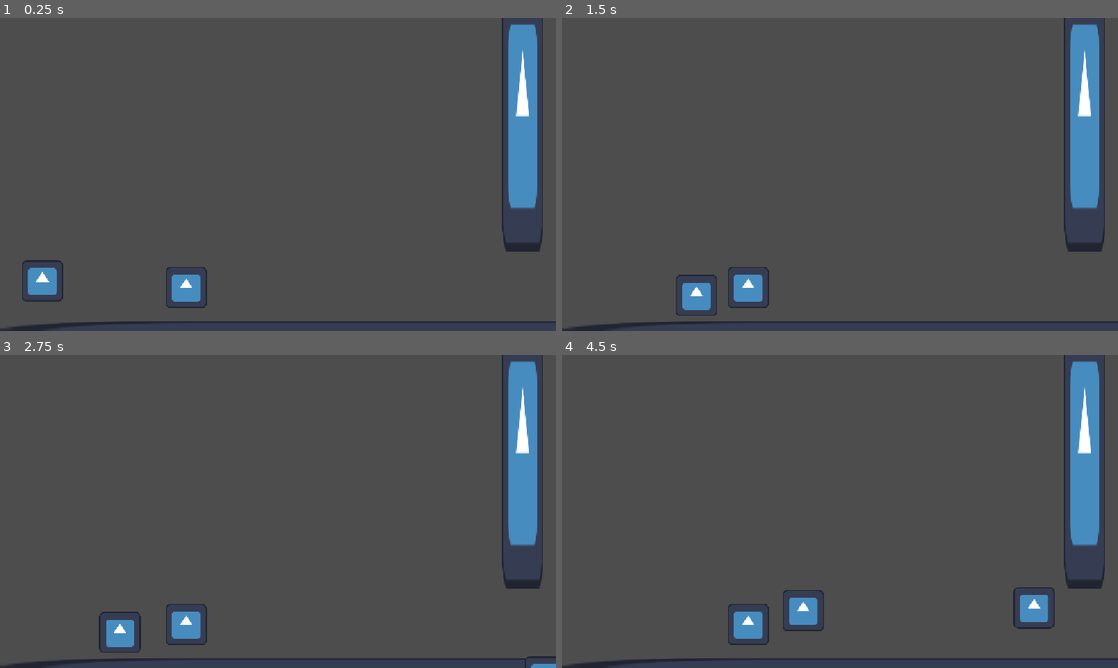
Above: before the commit, frames 1-4 (two rows, left to right).
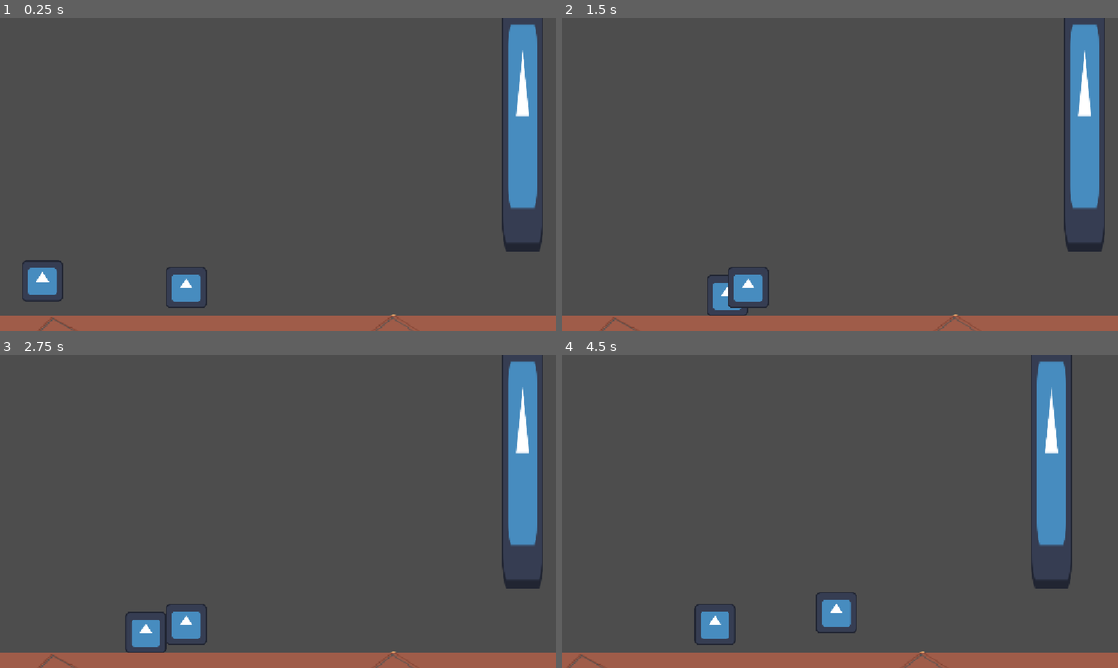
Above: after the commit, the same moments.

Repository: Naluluh/1-hackton-ifsp
Game: Godot game, scene res://cenas/levels/level1.tscn
Same seed, same stepped clock (60 frames per second), same inputs: the game is played once before the commit and once after it. Before the commit the project starts from res://cenas/level1.tscn. The engine's default icon, where the game draws it, is replaced by a stand-in: a white triangle on a blue panel in a dark square.
Inputs:
- Up to frame 1 (0.25 s): no input
- Up to frame 2 (1.5 s): hold Right (ui_right) from 0.53 s (still down); tap Space (pular) at 0.6, 0.77, 1.07, 1.35 s
- Up to frame 3 (2.75 s): tap Space (pular) at 1.52, 1.82, 2.1 s; release Right (ui_right) at 2.03 s; hold Left (ui_left) from 2.03 s (still down)
- Up to frame 4 (4.5 s): release Left (ui_left) at 2.78 s; hold Right (ui_right) 2.78-4.28 s; tap Space (pular) at 2.85, 3.02, 3.32, 3.6, 3.77, 4.07, 4.35 s; hold Left (ui_left) from 4.28 s (still down)

The runs differ from the first frame. In frame 1, 4.9% of the frame differs, in the area x 0-100%, y 94-100%; in frame 2, 5.7%; in frame 3, 5.9%; in frame 4, 14%, in the area x 0-100%, y 0-100%.

Commit message:
Adicionando game over rapido, e modificando codigo de colisão das balas

Diff:
--- a/radio/cenas/level1.tscn
+++ /dev/null
@@ -1,91 +0,0 @@
-[gd_scene format=3 uid="uid://b3ugtwod1qmdi"]
-
-[ext_resource type="PackedScene" uid="uid://whhcv21idyg6" path="res://cenas/objs/player.tscn" id="1_n72ej"]
-[ext_resource type="Texture2D" uid="uid://6nvyf57fi8oi" path="res://icon.svg" id="2_nidl1"]
-[ext_resource type="PackedScene" uid="uid://dxpq5xllof0vd" path="res://cenas/objs/radio.tscn" id="3_pd12y"]
-
-[sub_resource type="RectangleShape2D" id="RectangleShape2D_xkc6u"]
-size = Vector2(4867.5, 257.15625)
-
-[sub_resource type="RectangleShape2D" id="RectangleShape2D_xsmad"]
-size = Vector2(95.25, 522)
-
-[sub_resource type="CapsuleShape2D" id="CapsuleShape2D_uy03w"]
-radius = 58.0
-height = 170.0
-
-[sub_resource type="RectangleShape2D" id="RectangleShape2D_hp6nn"]
-size = Vector2(90, 278.5)
-
-[node name="MarieCurie" type="Node2D" unique_id=1136361142]
-
-[node name="Obj_Player" parent="." unique_id=730524518 instance=ExtResource("1_n72ej")]
-position = Vector2(131, 389)
-limit_left = 0
-limit_right = 3285
-limit_bottom = 600
-
-[node name="chao" type="StaticBody2D" parent="." unique_id=1513629079]
-position = Vector2(569, 526)
-
-[node name="CollisionShape2D" type="CollisionShape2D" parent="chao" unique_id=2061792151]
-position = Vector2(1853.25, 150.42188)
-shape = SubResource("RectangleShape2D_xkc6u")
-debug_color = Color(0.3405413, 0.6216379, 3.85046e-07, 0.41960785)
-
-[node name="Sprite2D" type="Sprite2D" parent="chao" unique_id=1651027437]
-position = Vector2(1840, 170.99998)
-scale = Vector2(37.75586, 2.0156245)
-texture = ExtResource("2_nidl1")
-
-[node name="StaticBody2D2" type="StaticBody2D" parent="." unique_id=920547330]
-
-[node name="CollisionShape2D2" type="CollisionShape2D" parent="StaticBody2D2" unique_id=667790968]
-position = Vector2(-37, 302)
-shape = SubResource("RectangleShape2D_xsmad")
-
-[node name="NPC" type="CharacterBody2D" parent="." unique_id=1133963343]
-position = Vector2(576, 466)
-
-[node name="CollisionShape2D" type="CollisionShape2D" parent="NPC" unique_id=1339251489]
-shape = SubResource("CapsuleShape2D_uy03w")
-disabled = true
-debug_color = Color(0, 0.5552909, 0.9061601, 0.41960785)
-
-[node name="Sprite2D" type="Sprite2D" parent="NPC" unique_id=431355673]
-texture = ExtResource("2_nidl1")
-
-[node name="Coliseu" type="StaticBody2D" parent="." unique_id=1934835045]
-
-[node name="Parede2" type="CollisionShape2D" parent="Coliseu" unique_id=25860324]
-position = Vector2(3286, 39)
-shape = SubResource("RectangleShape2D_xsmad")
-debug_color = Color(0.9991639, 0, 0.18605098, 1)
-
-[node name="Sprite2D" type="Sprite2D" parent="Coliseu/Parede2" unique_id=1886771076]
-position = Vector2(0, -153.00002)
-scale = Vector2(1, 6.3125)
-texture = ExtResource("2_nidl1")
-
-[node name="Parede1" type="CollisionShape2D" parent="Coliseu" unique_id=2130492206]
-position = Vector2(1616.375, 67)
-shape = SubResource("RectangleShape2D_xsmad")
-debug_color = Color(0.99215686, 0, 0.27058825, 1)
-
-[node name="Sprite2D" type="Sprite2D" parent="Coliseu/Parede1" unique_id=1429652626]
-position = Vector2(0, -144.00003)
-scale = Vector2(1, 6.75)
-texture = ExtResource("2_nidl1")
-
-[node name="Portao" type="CollisionShape2D" parent="Coliseu" unique_id=1794833334]
-position = Vector2(3285, 434)
-shape = SubResource("RectangleShape2D_hp6nn")
-debug_color = Color(0, 0.6431373, 0.30588236, 1)
-
-[node name="Sprite2D" type="Sprite2D" parent="Coliseu/Portao" unique_id=1178040117]
-scale = Vector2(1, 2.203125)
-texture = ExtResource("2_nidl1")
-
-[node name="Radio" parent="." unique_id=368011282 instance=ExtResource("3_pd12y")]
-position = Vector2(2417, -18)
-bullet_speed = 500.0
--- /dev/null
+++ b/radio/cenas/levels/level1.tscn
@@ -0,0 +1,131 @@
+[gd_scene format=3 uid="uid://b3ugtwod1qmdi"]
+
+[ext_resource type="PackedScene" uid="uid://whhcv21idyg6" path="res://cenas/objs/player.tscn" id="1_n72ej"]
+[ext_resource type="Texture2D" uid="uid://dt00cpl8ebp1w" path="res://sprites/cenarios/menu_selecao/chao.png" id="2_i65fa"]
+[ext_resource type="Texture2D" uid="uid://6nvyf57fi8oi" path="res://icon.svg" id="2_nidl1"]
+[ext_resource type="PackedScene" uid="uid://dxpq5xllof0vd" path="res://cenas/objs/radio.tscn" id="3_pd12y"]
+
+[sub_resource type="RectangleShape2D" id="RectangleShape2D_xkc6u"]
+size = Vector2(4867.5, 257.15625)
+
+[sub_resource type="RectangleShape2D" id="RectangleShape2D_xsmad"]
+size = Vector2(95.25, 522)
+
+[sub_resource type="CapsuleShape2D" id="CapsuleShape2D_uy03w"]
+radius = 58.0
+height = 170.0
+
+[sub_resource type="RectangleShape2D" id="RectangleShape2D_i4whw"]
+size = Vector2(121, 798)
+
+[sub_resource type="RectangleShape2D" id="RectangleShape2D_s5wex"]
+size = Vector2(125, 862)
+
+[sub_resource type="RectangleShape2D" id="RectangleShape2D_hp6nn"]
+size = Vector2(90, 278.5)
+
+[node name="MarieCurie" type="Node2D" unique_id=1136361142]
+
+[node name="Obj_Player" parent="." unique_id=730524518 instance=ExtResource("1_n72ej")]
+position = Vector2(131, 389)
+limit_left = 0
+limit_right = 3285
+limit_bottom = 600
+
+[node name="chao" type="StaticBody2D" parent="." unique_id=1513629079 groups=["solid"]]
+position = Vector2(569, 526)
+
+[node name="Sprite2D" type="Sprite2D" parent="chao" unique_id=1651027437]
+position = Vector2(1817.9999, -604.9999)
+scale = Vector2(4.6943355, 2.6152341)
+texture = ExtResource("2_i65fa")
+
+[node name="Area2D" type="Area2D" parent="chao" unique_id=1071689872 groups=["solid"]]
+
+[node name="CollisionShape2D" type="CollisionShape2D" parent="chao/Area2D" unique_id=2061792151]
+position = Vector2(1853.25, 150.42188)
+shape = SubResource("RectangleShape2D_xkc6u")
+debug_color = Color(0.3405413, 0.6216379, 3.85046e-07, 0.41960785)
+
+[node name="CollisionShape2D2" type="CollisionShape2D" parent="chao" unique_id=1414376664]
+position = Vector2(1853.25, 150.42188)
+shape = SubResource("RectangleShape2D_xkc6u")
+debug_color = Color(0.3405413, 0.6216379, 3.85046e-07, 0.41960785)
+
+[node name="StaticBody2D2" type="StaticBody2D" parent="." unique_id=920547330]
+
+[node name="CollisionShape2D2" type="CollisionShape2D" parent="StaticBody2D2" unique_id=667790968]
+position = Vector2(-37, 302)
+shape = SubResource("RectangleShape2D_xsmad")
+
+[node name="Area2D" type="Area2D" parent="StaticBody2D2" unique_id=910242794 groups=["solid"]]
+
+[node name="CollisionShape2D3" type="CollisionShape2D" parent="StaticBody2D2/Area2D" unique_id=439913441]
+position = Vector2(-37, 302)
+shape = SubResource("RectangleShape2D_xsmad")
+
+[node name="NPC" type="CharacterBody2D" parent="." unique_id=1133963343]
+position = Vector2(576, 466)
+
+[node name="CollisionShape2D" type="CollisionShape2D" parent="NPC" unique_id=1339251489]
+shape = SubResource("CapsuleShape2D_uy03w")
+disabled = true
+debug_color = Color(0, 0.5552909, 0.9061601, 0.41960785)
+
+[node name="Sprite2D" type="Sprite2D" parent="NPC" unique_id=431355673]
+texture = ExtResource("2_nidl1")
+
+[node name="Coliseu" type="StaticBody2D" parent="." unique_id=1934835045]
+
+[node name="Parede2" type="Area2D" parent="Coliseu" unique_id=1587412162 groups=["solid"]]
+position = Vector2(3286, 39)
+
+[node name="Sprite2D" type="Sprite2D" parent="Coliseu/Parede2" unique_id=1886771076]
+position = Vector2(0, -153.00002)
+scale = Vector2(1, 6.3125)
+texture = ExtResource("2_nidl1")
+
+[node name="CollisionShape2D" type="CollisionShape2D" parent="Coliseu/Parede2" unique_id=1313026597]
+position = Vector2(0.5, -154)
+shape = SubResource("RectangleShape2D_i4whw")
+
+[node name="Parede1" type="Area2D" parent="Coliseu" unique_id=2082032596 groups=["solid"]]
+position = Vector2(1616.375, 67)
+
+[node name="Sprite2D" type="Sprite2D" parent="Coliseu/Parede1" unique_id=1429652626]
+position = Vector2(0, -144.00003)
+scale = Vector2(1, 6.75)
+texture = ExtResource("2_nidl1")
+
+[node name="CollisionShape2D" type="CollisionShape2D" parent="Coliseu/Parede1" unique_id=2020749402]
+position = Vector2(0.125, -146)
+shape = SubResource("RectangleShape2D_s5wex")
+
+[node name="Portao_area" type="Area2D" parent="Coliseu" unique_id=344244699 groups=["solid"]]
+
+[node name="Sprite2D" type="Sprite2D" parent="Coliseu/Portao_area" unique_id=1178040117]
+position = Vector2(3285, 434)
+scale = Vector2(1, 2.203125)
+texture = ExtResource("2_nidl1")
+
+[node name="Portao" type="CollisionShape2D" parent="Coliseu/Portao_area" unique_id=1794833334]
+position = Vector2(3285, 434)
+shape = SubResource("RectangleShape2D_hp6nn")
+debug_color = Color(0, 0.6431373, 0.30588236, 1)
+
+[node name="CollisionShape2D2" type="CollisionShape2D" parent="Coliseu" unique_id=158110263]
+position = Vector2(3286.5, -115)
+shape = SubResource("RectangleShape2D_i4whw")
+
+[node name="CollisionShape2D3" type="CollisionShape2D" parent="Coliseu" unique_id=847095199]
+position = Vector2(1616.5, -79)
+shape = SubResource("RectangleShape2D_s5wex")
+
+[node name="Portao2" type="CollisionShape2D" parent="Coliseu" unique_id=1784551521]
+position = Vector2(3285, 434)
+shape = SubResource("RectangleShape2D_hp6nn")
+debug_color = Color(0, 0.6431373, 0.30588236, 1)
+
+[node name="Radio" parent="." unique_id=368011282 instance=ExtResource("3_pd12y")]
+position = Vector2(2417, -18)
+bullet_speed = 500.0
--- a/radio/cenas/objs/bala.tscn
+++ b/radio/cenas/objs/bala.tscn
@@ -4,13 +4,17 @@
 [ext_resource type="Texture2D" uid="uid://6nvyf57fi8oi" path="res://icon.svg" id="2_b2yer"]
 
 [sub_resource type="RectangleShape2D" id="RectangleShape2D_quvid"]
+size = Vector2(89, 93)
 
-[node name="Bala" type="Area2D" unique_id=1884966443]
+[node name="Bala" type="Area2D" unique_id=1884966443 groups=["enemy"]]
 script = ExtResource("1_p8o85")
 
 [node name="Sprite2D" type="Sprite2D" parent="." unique_id=560051829]
 texture = ExtResource("2_b2yer")
 
 [node name="CollisionShape2D" type="CollisionShape2D" parent="." unique_id=127342668]
+position = Vector2(-0.5, -2.5)
 shape = SubResource("RectangleShape2D_quvid")
 debug_color = Color(0.4818794, 0.58179706, 0.23272485, 0.41960785)
+
+[connection signal="area_entered" from="." to="." method="_on_area_entered"]
--- a/radio/cenas/objs/player.tscn
+++ b/radio/cenas/objs/player.tscn
@@ -9,11 +9,6 @@
 [node name="Player" type="CharacterBody2D" unique_id=730524518 groups=["player"]]
 script = ExtResource("1_qjxnv")
 
-[node name="CollisionShape2D" type="CollisionShape2D" parent="." unique_id=968792212]
-position = Vector2(2, -0.5)
-shape = SubResource("RectangleShape2D_uy03w")
-debug_color = Color(0, 0.5552909, 0.9061601, 0.41960785)
-
 [node name="Sprite2D" type="Sprite2D" parent="." unique_id=539987856]
 texture = ExtResource("2_uqb2a")
 
@@ -23,3 +18,15 @@
 drag_horizontal_enabled = true
 drag_left_margin = 0.05
 drag_right_margin = 0.05
+
+[node name="Area2D" type="Area2D" parent="." unique_id=1813779710 groups=["player"]]
+
+[node name="CollisionShape2D" type="CollisionShape2D" parent="Area2D" unique_id=968792212]
+position = Vector2(2, -0.5)
+shape = SubResource("RectangleShape2D_uy03w")
+debug_color = Color(0, 0.5552909, 0.9061601, 0.41960785)
+
+[node name="CollisionShape2D2" type="CollisionShape2D" parent="." unique_id=2020735386]
+position = Vector2(2, -0.5)
+shape = SubResource("RectangleShape2D_uy03w")
+debug_color = Color(0, 0.5552909, 0.9061601, 0.41960785)
--- a/radio/project.godot
+++ b/radio/project.godot
@@ -19,6 +19,11 @@
 
 window/stretch/mode="canvas_items"
 window/stretch/aspect="expand"
+
+[global_group]
+
+enemy=""
+solid=""
 
 [input]
 
--- a/radio/scripts/bullet.gd
+++ b/radio/scripts/bullet.gd
@@ -1,4 +1,4 @@
-extends Node2D
+extends Area2D
 
 var direction := Vector2.ZERO
 var speed := 700.0
@@ -13,17 +13,17 @@
 
 	# CORREÇÃO: Usa global_position para acompanhar o movimento global corretamente
 	global_position += direction * speed * delta
-
-	# Verifica colisão com o jogador
-	var player = get_tree().get_first_node_in_group("player")
-	if player and global_position.distance_to(player.global_position) < 25.0:
-		print("O jogador foi atingido!")
-		player.game_over()
-		queue_free()
-
 func fire(start_pos: Vector2, target_direction: Vector2, new_speed: float = 700.0) -> void:
 	global_position = start_pos
 	direction = target_direction
 	active = true
 	visible = true
 	speed = new_speed
+
+
+func _on_area_entered(area: Area2D) -> void:
+	if area.is_in_group('player'):
+		area.get_parent().game_over()
+
+	elif area.is_in_group('solid'):
+		queue_free()
--- a/radio/scripts/player.gd
+++ b/radio/scripts/player.gd
@@ -1,15 +1,13 @@
 extends CharacterBody2D
 
-@export var SPEED = 300.0
-@export var JUMP_VELOCITY = -1000.0
-@export var GRAVITY = 1700.0
+const SPEED = 400.0
+const JUMP_VELOCITY = -1000.0
+const GRAVITY = 1700.0
 @export_group("Configurações da Câmera")
 @export var limit_left: int = -100000
 @export var limit_right: int = 100000
 @export var limit_top: int = -100000
 @export var limit_bottom: int = 100000
-
-@onready var game_over_scene := preload("res://cenas/ui/game_over.tscn")
 
 @onready var camera_2d: Camera2D = $Camera2D
 
@@ -29,7 +27,7 @@
 		velocity.y = JUMP_VELOCITY
 
 	if Input.is_action_just_released("pular") and velocity.y < 0:
-		velocity.y = JUMP_VELOCITY / 10
+		velocity.y = JUMP_VELOCITY / 100
 
 	# Get the input direction and handle the movement/deceleration.
 	# As good practice, you should replace UI actions with custom gameplay actions.
@@ -42,5 +40,11 @@
 	move_and_slide()
 
 func game_over():
-	get_parent().add_child(game_over_scene.instantiate())
-	queue_free()
+	Engine.time_scale = 0.0
+
+	# 2. Espera 1 segundo em tempo real (o último argumento 'true' ignora a time_scale)
+	await get_tree().create_timer(0.5, true, false, true).timeout
+
+	# 3. OBRIGATÓRIO: Restaura a velocidade normal ANTES de recarregar
+	Engine.time_scale = 1.0
+	get_tree().reload_current_scene()
Binary file added: radio/sprites/cenarios/menu_selecao/chao.png
Not shown, added: radio/sprites/cenarios/menu_selecao/chao.png.import
Binary file added: radio/sprites/cenarios/menu_selecao/pilastras.png
Not shown, added: radio/sprites/cenarios/menu_selecao/pilastras.png.import
Binary file added: radio/sprites/cenarios/menu_selecao/quadro.png
Not shown, added: radio/sprites/cenarios/menu_selecao/quadro.png.import
Binary file added: radio/sprites/inimigos/aparelhoRadio.png
Not shown, added: radio/sprites/inimigos/aparelhoRadio.png.import
